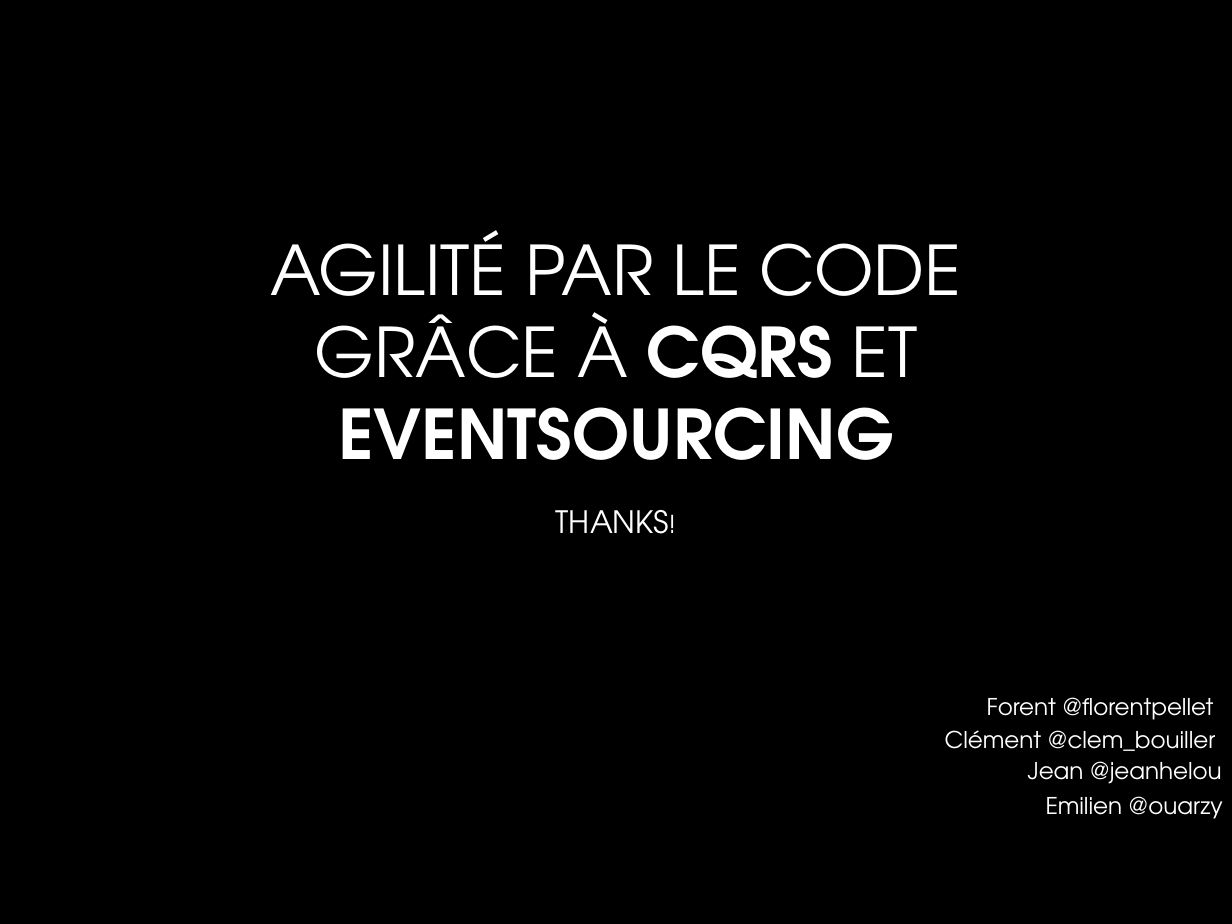
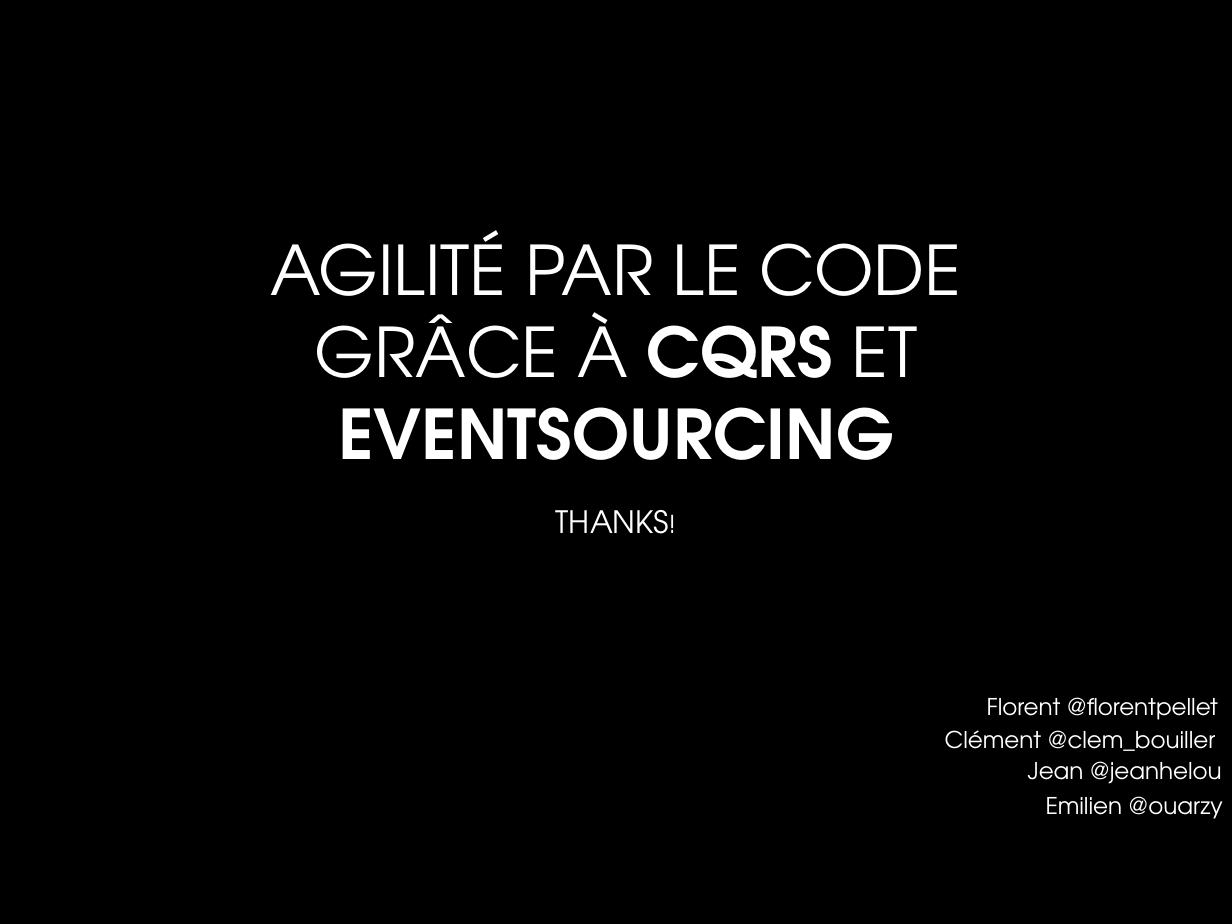
Before and after one commit to velcrin/mixter, a slide deck: slide 18 of slide.pptx. Drawn at 1232x924 pixels with LibreOffice and Linux fonts; fonts in the diff are those of the drawing. Boxes give left, top, right and bottom in pixels: in the first picture for what was removed or moved away, otherwise in the second. Text is boxed around its words. In the diff, an @@ line names an element or a change of style, - is before the commit and + after.

```diff
--- a/slide.pptx
+++ b/slide.pptx
@@ text at (x1=987, y1=697, x2=1218, y2=720): text changed @@
-Forent @florentpellet
+Florent @florentpellet
```
Also in this commit, not shown: 5 other slides changed, 1 slide added, 1 slide removed, 1 other file.
